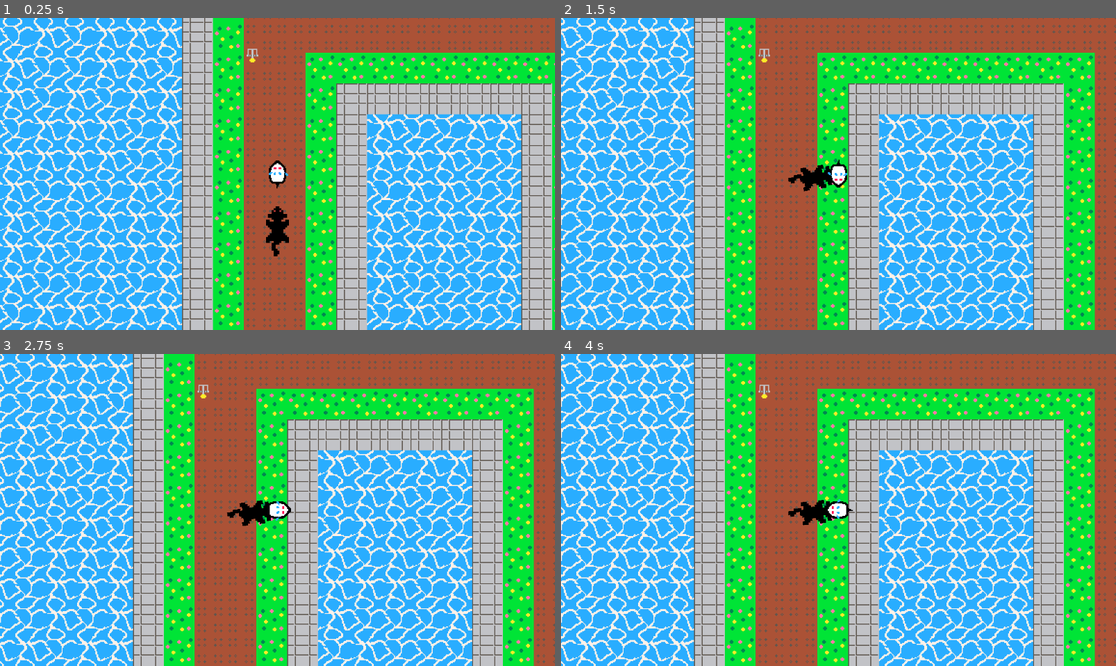
Above: before the commit, frames 1-4 (two rows, left to right).
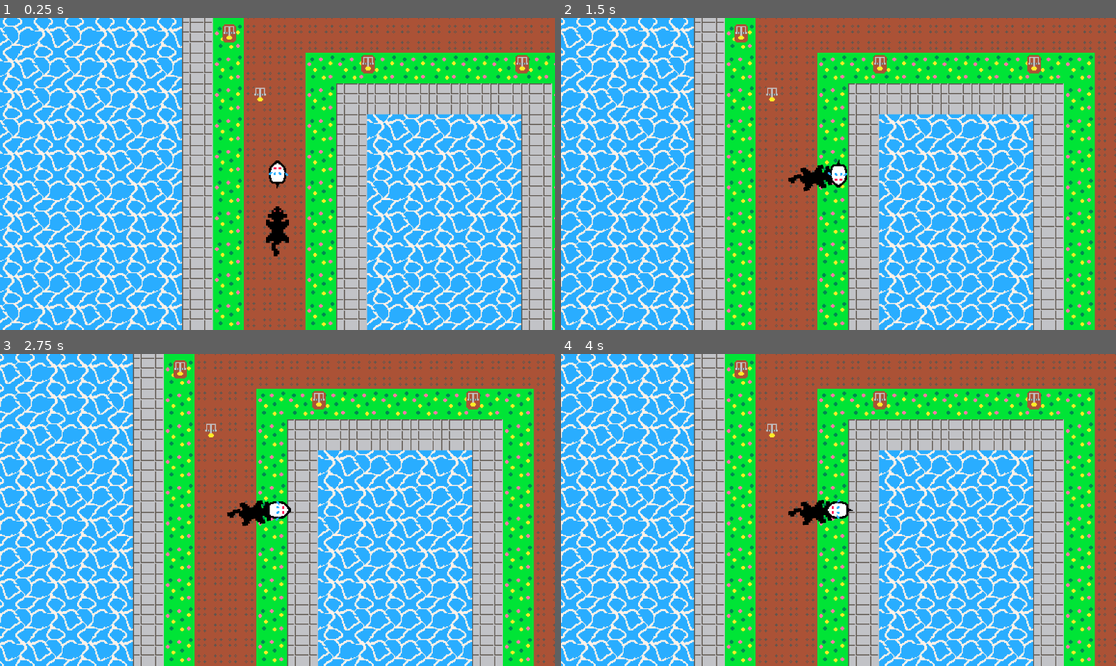
Above: after the commit, the same moments.

Repository: manoelcl/Pawpursuit
Game: Godot game, scene res://scenes/scene.tscn
Same seed, same stepped clock (60 frames per second), same inputs: the game is played once before the commit and once after it.
Inputs:
- Up to frame 1 (0.25 s): no input
- Up to frame 2 (1.5 s): hold Right (ui_right) 0.53-1.28 s; hold Down (ui_down) from 1.28 s (still down)
- Up to frame 3 (2.75 s): release Down (ui_down) at 2.03 s; hold Right (ui_right) from 2.03 s (still down)
- Up to frame 4 (4 s): release Right (ui_right) at 2.78 s; hold Up (ui_up) 2.78-3.53 s; hold Left (ui_left) from 3.53 s (still down)

The runs differ from the first frame. In frame 1, 0.5% of the frame differs, in the area x 40-96%, y 2-28%; in frame 2, 0.5%; in frame 3, 0.5%; in frame 4, 0.5%.

Commit message:
se me olvido guardar escena
nuevo estaba configurando el tileset para trampas.

Diff:
--- a/scenes/scene.tscn
+++ b/scenes/scene.tscn
@@ -32,8 +32,17 @@
 physics_layer_0/collision_layer = 1
 sources/0 = SubResource("TileSetAtlasSource_ukosr")
 
-[sub_resource type="RectangleShape2D" id="RectangleShape2D_hic4t"]
-size = Vector2(10, 11)
+[sub_resource type="TileSetAtlasSource" id="TileSetAtlasSource_kumgk"]
+texture = ExtResource("6_mxavk")
+texture_region_size = Vector2i(32, 32)
+0:0/0 = 0
+0:0/0/physics_layer_0/linear_velocity = Vector2(0, 0)
+0:0/0/physics_layer_0/angular_velocity = 0.0
+0:0/0/physics_layer_0/polygon_0/points = PackedVector2Array(-6.125, -6.75, 6.125, -6.875, 6, 8, -6.125, 8)
+
+[sub_resource type="TileSet" id="TileSet_t4nng"]
+physics_layer_0/collision_layer = 1
+sources/0 = SubResource("TileSetAtlasSource_kumgk")
 
 [node name="World" type="Node2D"]
 
@@ -66,14 +75,12 @@
 scale = Vector2(5.875, 5.875)
 texture = ExtResource("5_wl4yh")
 
-[node name="Node" type="Node" parent="."]
-
-[node name="trampa" type="Sprite2D" parent="Node"]
-position = Vector2(553, 131)
-texture = ExtResource("6_mxavk")
-
-[node name="Area2D" type="Area2D" parent="Node"]
+[node name="Area2D" type="Area2D" parent="."]
 position = Vector2(553, 131.5)
 
-[node name="CollisionShape2D" type="CollisionShape2D" parent="Node/Area2D"]
-shape = SubResource("RectangleShape2D_hic4t")
+[node name="TileMap" type="TileMap" parent="Area2D"]
+texture_filter = 1
+tile_set = SubResource("TileSet_t4nng")
+cell_quadrant_size = 32
+format = 2
+layer_0/tile_data = PackedInt32Array(7, 0, 0, 131072, 0, 0, -65538, 0, 0, -327676, 0, 0, -262131, 0, 0, 17, 0, 0, -196582, 0, 0)
Not shown: 1 places in scenes/scene.tscn that only renumber resources
